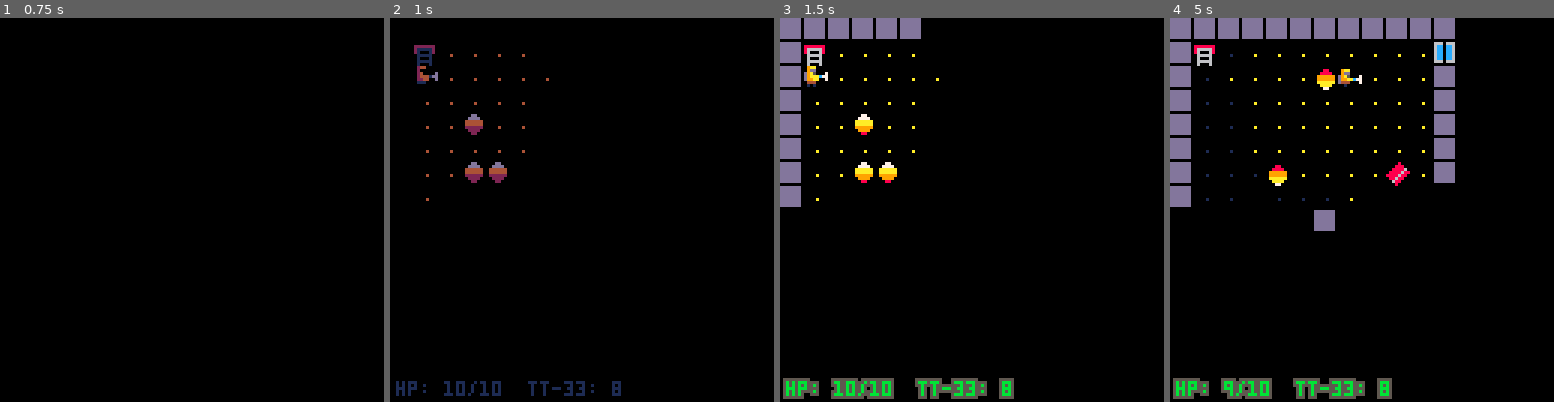
Above: before the commit, frames 1-4 (left to right).
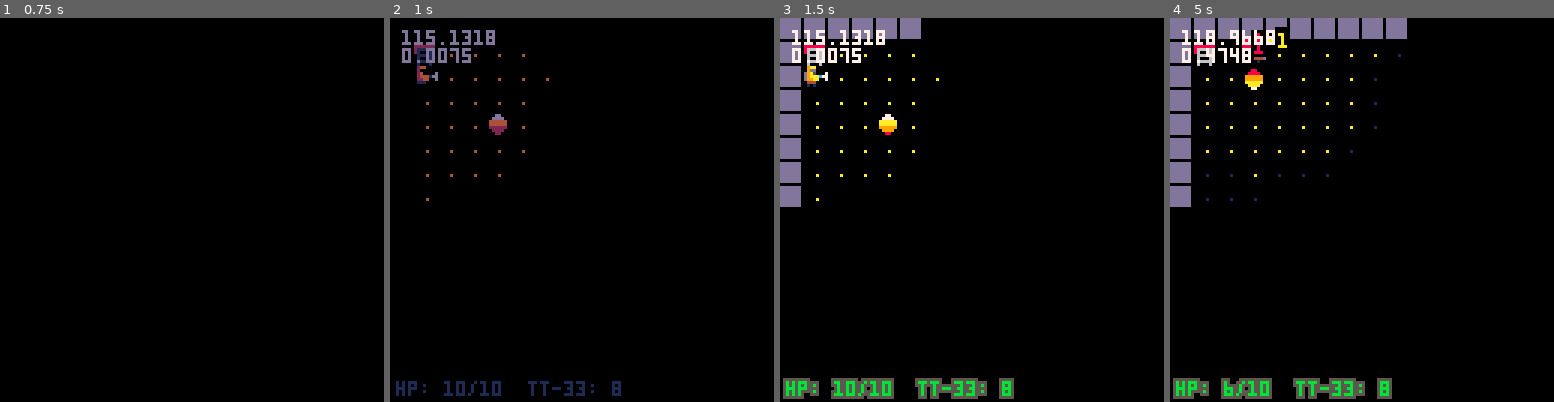
Above: after the commit, the same moments.

Repository: cjkg/zona-rl
Game: PICO-8 cartridge zona.p8
Same seed, same stepped clock (60 frames per second), same inputs: the game is played once before the commit and once after it.
Inputs:
- Up to frame 1 (0.75 s): tap X (X key) at 0.33 s; tap O (Z key) at 0.7 s
- Up to frame 2 (1 s): no input
- Up to frame 3 (1.5 s): tap X (X key) at 1.07 s
- Up to frame 4 (5 s): hold Right 1.6-2.1 s; tap O (Z key) every 0.4 s from 1.7 to 4.9 s; tap X (X key) at 1.85, 2.97, 4.08 s; hold Up 2.15-2.42 s; hold Right 2.47-3.03 s; hold Left 3.08-3.58 s; hold Down 3.63-3.97 s; hold Right 4.02-4.68 s; hold Up from 4.73 s (still down)

Frame 1 is identical in both runs. In frame 2, 1.5% of the frame differs, in the area x 3-31%, y 3-43%; in frame 3, 1.5%; in frame 4, 4.9%, in the area x 3-75%, y 0-100%.

Commit message:
use menu options pt 1
adding functionality to trash, use, and throw options in use menu

Diff:
--- a/draws/draw_game.lua
+++ b/draws/draw_game.lua
@@ -1,12 +1,12 @@
 function draw_game()
 	----delete/review
-	--[[if (cpumax<stat(1)) cpumax=stat(1)
+	if (cpumax<stat(1)) cpumax=stat(1)
 	if (memmax<stat(0)) memmax=stat(0)
 	debug[1]=memmax
 	debug[2]=cpumax
 	if fadeperc==1 then return end --fixes flicker
 
-	]]
+
 	cls()
 	map()
 	for e in all(entities) do
@@ -23,6 +23,16 @@
 		end
 	end
 
+	if _upd==update_throw or _upd==update_shoot then
+		if (_upd==update_shoot) pal(7,8)
+		palt(11,true)
+		spr(throw_dir+112,player.x*8+sin(t/30)*throw_dx+throw_dx*8,
+			player.y*8+sin(t/30)*throw_dy+throw_dy*8,
+			1,
+			1)
+		pal()
+	end
+
 	dtb_draw()
 	drawhud()
 
--- /dev/null
+++ b/gameplay/heal.lua
@@ -0,0 +1,3 @@
+function heal(mob,hp)
+    mob.hp=min(mob.hp+hp,mob.maxhp)
+end
--- /dev/null
+++ b/gameplay/throw.lua
@@ -0,0 +1,12 @@
+function throw()
+    _upd=update_game
+end
+
+function throwtile()
+    local tx,ty=player.x,player.y
+    repeat
+        tx+=throw_dx
+        ty+=throw_dy
+    until not iswalkable(tx,ty,"checkmobs")
+    return tx,ty
+end
--- /dev/null
+++ b/items/triguse.lua
@@ -0,0 +1,16 @@
+function triguse()
+    local verb=inv[inv_cursor].use_options[use_cursor]
+    if verb=="trash" then
+        inv[inv_cursor]=nil
+        showinventory()
+    elseif verb=="use" then
+        use(inv[inv_cursor],player)
+        inv[inv_cursor]=nil
+        showinventory()
+    elseif verb=="throw" then
+        throw(inv[inv_cursor])
+        _upd=update_throw
+        _drw=draw_game
+    end
+    update_stats()
+end
--- /dev/null
+++ b/items/use.lua
@@ -0,0 +1,6 @@
+function use(item,mob)
+    local effect=item.effect
+    if effect=="heal" then
+        heal(mob,item.heal)
+    end
+end
--- a/main.lua
+++ b/main.lua
@@ -32,28 +32,39 @@
 
 function startgame()
 	dirx,diry,mapani,dpal,p_ani,mapobjects,mobobjects,buttonbuff,fog=_g.dirx,_g.diry,_g.mapani,_g.dpal,_g.p_ani,_g.mapobjects,_g.mobobjects,-1,blankmap(1)
-	inv={}--[[{{
+	inv={{
 		x=5,
 		y=8,
 		name="gun",
 		item=true,
 		use_options={"equip","throw","trash"}
-		}}]]
+		},
+		{
+			x=5,
+			y=8,
+			name="red herb",
+			item=true,
+			heal=5,
+			effect="heal",
+			use_options={"use","trash"}
+		}
 
-	menuitem(1,"inventory",function() showinventory() end)
+	}
+
+
+
+
 
 	tt_ammo,slots,maxslots,rubles=16,3,6,0
-
+	throw_dir,throw_dx,throw_dy=0,0,0
 	_upd=update_start
 	_drw=draw_start
 	float={}
 	entities={}
 	player=addmob("player",1,2)
+	addmob("candycorn",4,4)
 	--delete/review
 	unfog()
-	addmob("candycorn",4,6)
-	addmob("candycorn",3,6)
-	addmob("candycorn",3,4)
 	rads={}
 	for i=1,10 do
   		add(rads,{
--- a/updates/update_game.lua
+++ b/updates/update_game.lua
@@ -1,4 +1,6 @@
 function update_game()
+	menuitem(1,"inventory",function() showinventory() end)
+	update_stats()
 	dobuttonbuff()
 	dobutton(buttonbuff)
 	buttonbuff=-1
--- a/updates/update_inventory.lua
+++ b/updates/update_inventory.lua
@@ -1,17 +1,18 @@
 function update_inventory()
-    --delete/review --one function for cursors?
-
-    if btnp(2) then
+if btnp(2) then
         inv_cursor-=1
     elseif btnp(3) then
         inv_cursor+=1
     elseif btnp(4) then
         _upd=update_game
         _drw=draw_game
+        fadeout()
     elseif btnp(5) and inv[inv_cursor] then
         showuse(inv_cursor)
     elseif btnp(5) then
         sfx(4)
+    elseif btnp(6) then
+        poke(0x5f30,1)
     end
     inv_cursor=(inv_cursor-1)%slots+1
 end
--- /dev/null
+++ b/updates/update_stats.lua
@@ -0,0 +1,3 @@
+function update_stats()
+
+end
--- /dev/null
+++ b/updates/update_throw.lua
@@ -0,0 +1,14 @@
+function update_throw()
+    local b=getbutton()
+    if b>=0 and b<=3 then
+        throw_dir=b
+    end
+    throw_dx=dirx[throw_dir+1]
+    throw_dy=diry[throw_dir+1]
+
+    if b==4 then
+        _upd=update_game
+    elseif b==5 then
+        throw()
+    end
+end
--- a/updates/update_use.lua
+++ b/updates/update_use.lua
@@ -5,6 +5,10 @@
         use_cursor+=1
     elseif btnp(4) then
         showinventory(inv_cursor)
+    elseif btnp(5) then
+        triguse()
+    elseif btnp(6) then
+        poke(0x5f30,1)
     end
-    use_cursor=(use_cursor-1)%#inv[inv_cursor].use_options+1
+    use_cursor=inv[inv_cursor] and (use_cursor-1)%#inv[inv_cursor].use_options+1 or 1
 end
--- a/zona.p8
+++ b/zona.p8
@@ -20,13 +20,18 @@
 #include draws/draw_inventory.lua
 #include draws/draw_use.lua
 
+
 #include gameplay/bump.lua
 #include gameplay/moveplayer.lua
 #include gameplay/step.lua
 #include gameplay/hitmob.lua
 #include gameplay/ai.lua
+#include gameplay/heal.lua
+#include gameplay/throw.lua
 
 #include items/additem.lua
+#include items/triguse.lua
+#include items/use.lua
 
 #include ui/floats.lua
 #include ui/drawhud.lua
@@ -42,18 +47,12 @@
 #include updates/update_inventory.lua
 #include updates/button.lua
 #include updates/update_use.lua
-
+#include updates/update_stats.lua
+#include updates/update_throw.lua
 
 #include objects/entity.lua
 
 #include main.lua
-…(7 lines of a section not shown)…
 
 
 
Empty file removed: gameplay/movemob.lua
Not shown, changed: 22 lines of the sprite sheet (__gfx__) section of zona.p8
